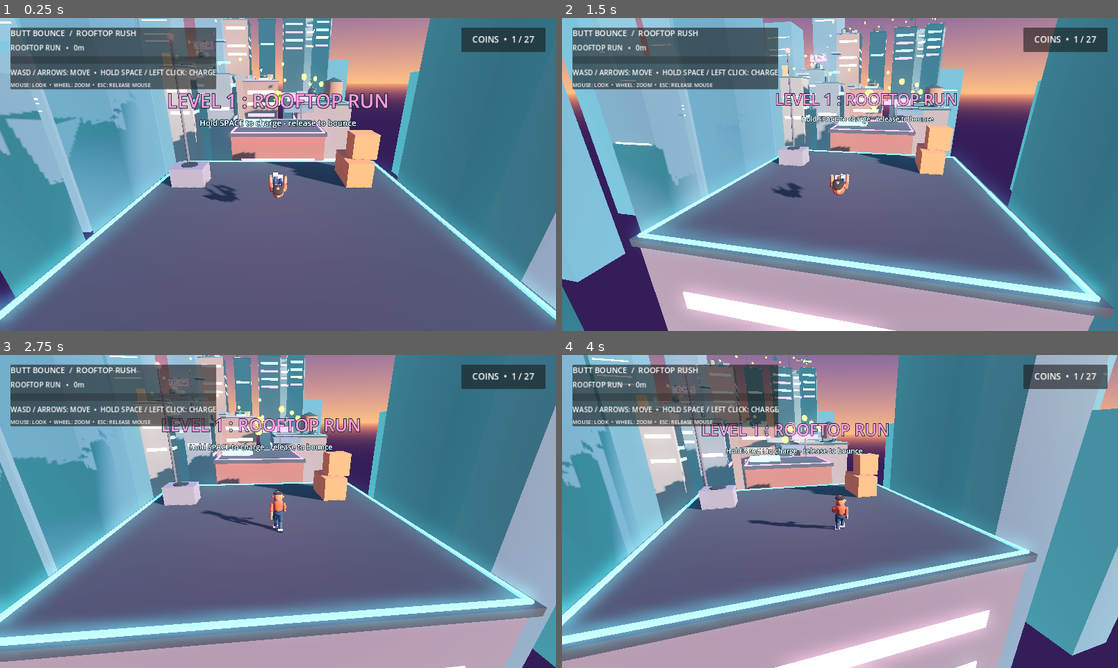
Above: before the commit, frames 1-4 (two rows, left to right).
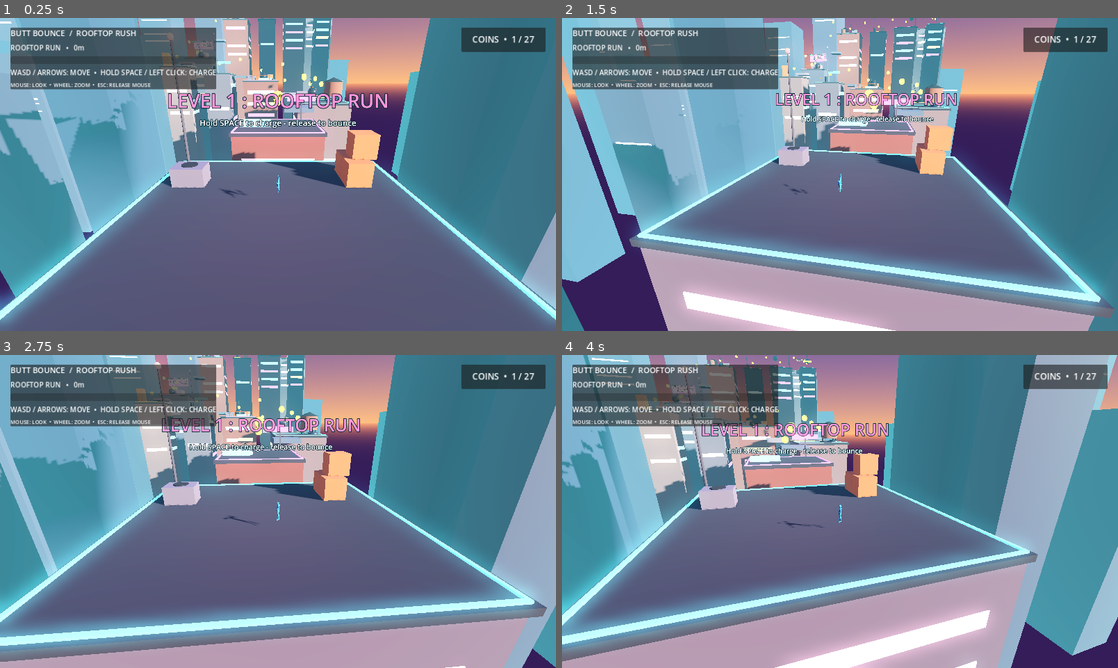
Above: after the commit, the same moments.

Repository: wahwaeknoor-2008/Butt-Bounce
Game: Godot game, scene res://scenes/rooftop_rush.tscn
The game is run twice, just before and just after one commit, with the same random seed, the same clock (stepped at 60 frames per second) and the same inputs.
Inputs (mouse positions are in pixels of both pictures, inside the frame that each line leads up to):
- Up to frame 1 (0.25 s): no input
- Up to frame 2 (1.5 s): tap Enter at 0.5 s; move the mouse to (867, 174) at 0.52 s; hold W from 0.53 s (still down); tap R at 0.6, 1.35 s; click (867, 174) at 0.67 s; tap Space at 0.77 s; move the mouse to (812, 174) at 1.27 s
- Up to frame 3 (2.75 s): keep holding W; tap Space at 1.52 s; move the mouse to (289, 505) at 2.02 s; tap R at 2.1 s
- Up to frame 4 (4 s): keep holding W; move the mouse to (834, 517) at 2.77 s; tap R at 2.85, 3.6 s; click (834, 517) at 2.92 s; tap Space at 3.02, 3.77 s; move the mouse to (878, 514) at 3.52 s

The runs differ from the first frame. In frame 1, 0.4% of the frame differs, in the area x 36-52%, y 49-59%; in frame 2, 0.3%; in frame 3, 0.4%, in the area x 36-52%, y 43-57%; in frame 4, 0.4%.

Commit message:
Replace character with uploaded butt-bouncer and add fart impact rebound

Diff:
--- a/scripts/player.gd
+++ b/scripts/player.gd
@@ -16,10 +16,10 @@
 @export var ground_braking: float = 70.0
 @export var air_steering: float = 13.0
 @export var air_braking: float = 10.0
-@export var butt_landing_duration: float = 0.95
+@export var butt_landing_duration: float = 0.38
 
 @onready var visual: Node3D = $Visual
-@onready var launch_audio: AudioStreamPlayer = $LaunchAudio
+@onready var fart_audio: AudioStreamPlayer = $LaunchAudio
 @onready var fail_audio: AudioStreamPlayer = $FailAudio
 @onready var source_character: Node3D = $Visual/ParkourCharacter
 
@@ -36,6 +36,8 @@
 var _bounce_in_air := false
 var _has_left_floor_since_bounce := false
 var _landing_timer := 0.0
+var _impact_hold_timer := 0.0
+var _bounce_charge_ratio := 0.0
 var _animation_time := 0.0
 
 # A lightweight articulated replacement rig is generated because the supplied
@@ -65,10 +67,6 @@
 func _ready() -> void:
 	global_position = _spawn_position
 	visual.rotation.y = atan2(_last_direction.x, _last_direction.z)
-
-	# Keep the original model in the project as the source asset, but do not
-	# render it because it is unrigged and has the stiff airplane-arm pose.
-	source_character.visible = false
 	_build_character_rig()
 
 
@@ -87,12 +85,14 @@
 			velocity.y = minf(velocity.y, 0.0)
 
 		if _landing_timer > 0.0:
-			# Briefly finish the butt landing and stand-up recovery before
-			# accepting movement or another bounce charge.
+			# Hold the seated impact for a split second, then fart-bounce forward.
 			velocity.x = move_toward(velocity.x, 0.0, ground_braking * delta)
 			velocity.z = move_toward(velocity.z, 0.0, ground_braking * delta)
 			_charging = false
 			_charge_time = 0.0
+			_impact_hold_timer = maxf(_impact_hold_timer - delta, 0.0)
+			if _impact_hold_timer <= 0.0 and not _bounce_in_air:
+				_launch_impact_bounce()
 			charge_updated.emit(0.0)
 
 		elif charge_held:
@@ -201,6 +201,7 @@
 
 func _launch_bounce(input_direction: Vector3) -> void:
 	var ratio := clampf(_charge_time / max_charge_time, 0.0, 1.0)
+	_bounce_charge_ratio = ratio
 	var launch_direction := (
 		input_direction.normalized()
 		if input_direction.length_squared() > 0.001
@@ -208,13 +209,14 @@
 	)
 
 	if launch_direction.length_squared() < 0.001:
-		launch_direction = Vector3(0, 0, -1)
+		launch_direction = Vector3(0.0, 0.0, -1.0)
 
 	var forward_power := lerpf(min_launch_forward, max_launch_forward, ratio)
 	var upward_power := lerpf(min_launch_up, max_launch_up, ratio)
 
 	floor_snap_length = 0.0
 	visual.rotation.y = atan2(launch_direction.x, launch_direction.z)
+	_last_direction = launch_direction
 	velocity.x = launch_direction.x * forward_power
 	velocity.z = launch_direction.z * forward_power
 	velocity.y = upward_power
@@ -224,10 +226,29 @@
 	_bounce_in_air = true
 	_has_left_floor_since_bounce = false
 	_landing_timer = 0.0
+	_impact_hold_timer = 0.0
 	charge_updated.emit(0.0)
-
-	launch_audio.stop()
-	launch_audio.play()
+	bounce_launched.emit()
+
+
+func _launch_impact_bounce() -> void:
+	# Rebound in the last steered direction. Longer initial charges create
+	# a stronger forward pop after each butt-first impact.
+	var direction := _last_direction
+	if direction.length_squared() < 0.001:
+		direction = -visual.global_transform.basis.z
+	direction.y = 0.0
+	direction = direction.normalized()
+
+	var forward_power := lerpf(8.5, 14.0, _bounce_charge_ratio)
+	var upward_power := lerpf(9.0, 12.5, _bounce_charge_ratio)
+
+	floor_snap_length = 0.0
+	velocity.x = direction.x * forward_power
+	velocity.z = direction.z * forward_power
+	velocity.y = upward_power
+	_bounce_in_air = true
+	_has_left_floor_since_bounce = false
 	bounce_launched.emit()
 
 
@@ -243,18 +264,21 @@
 	_landing_timer = 0.0
 	charge_updated.emit(0.0)
 
-	launch_audio.stop()
-	launch_audio.play()
 	bounce_launched.emit()
 
 
 func _begin_butt_landing() -> void:
-	floor_snap_length = 0.22
+	# The supplied LaunchAudio stream is the fart sound: play it on contact,
+	# not when the character first leaves the roof.
+	fart_audio.stop()
+	fart_audio.play()
+	floor_snap_length = 0.0
 	_bounce_in_air = false
 	_has_left_floor_since_bounce = false
 	_charging = false
 	_charge_time = 0.0
 	_landing_timer = butt_landing_duration
+	_impact_hold_timer = 0.14
 	velocity.y = 0.0
 	charge_updated.emit(0.0)
 
@@ -280,6 +304,8 @@
 	_bounce_in_air = false
 	_has_left_floor_since_bounce = false
 	_landing_timer = 0.0
+	_impact_hold_timer = 0.0
+	_bounce_charge_ratio = 0.0
 	charge_updated.emit(0.0)
 
 	if play_fail:
@@ -292,79 +318,56 @@
 # ---------------------------------------------------------------------------
 
 func _build_character_rig() -> void:
-	_rig_root = Node3D.new()
-	_rig_root.name = "AnimatedCharacterRig"
-	_rig_root.scale = Vector3(0.72, 0.72, 0.72)
-	_rig_root.position.y = 0.32
-	visual.add_child(_rig_root)
-
-	var skin_material := _make_material(SKIN)
-	var shirt_material := _make_material(SHIRT)
-	var shirt_light_material := _make_material(SHIRT_LIGHT)
-	var pants_material := _make_material(PANTS)
-	var pants_light_material := _make_material(PANTS_LIGHT)
-	var shoe_material := _make_material(SHOE)
-	var sole_material := _make_material(SHOE_SOLE)
-	var hair_material := _make_material(HAIR)
-	var eye_material := _make_material(EYE)
-
-	# Pelvis and torso.
-	var pelvis := _make_sphere(_rig_root, "Pelvis", 0.30, 0.38, pants_material)
-	pelvis.position = Vector3(0.0, 0.72, 0.0)
-	pelvis.scale = Vector3(1.05, 0.85, 0.92)
-
-	_torso_pivot = Node3D.new()
-	_torso_pivot.name = "TorsoPivot"
-	_torso_pivot.position = Vector3(0.0, 1.12, 0.0)
-	_rig_root.add_child(_torso_pivot)
-
-	var torso := _make_capsule(_torso_pivot, "ShirtBody", 0.32, 0.88, shirt_material)
-	torso.position = Vector3(0.0, 0.10, 0.0)
-	torso.scale = Vector3(1.0, 1.0, 0.82)
-
-	var shirt_panel := _make_sphere(_torso_pivot, "ShirtFrontPanel", 0.20, 0.46, shirt_light_material)
-	shirt_panel.position = Vector3(0.0, 0.12, 0.245)
-	shirt_panel.scale = Vector3(0.92, 1.0, 0.20)
-
-	var neck := _make_capsule(_torso_pivot, "Neck", 0.12, 0.24, skin_material)
-	neck.position = Vector3(0.0, 0.59, 0.0)
-
-	# Head and a simple readable face looking toward local +Z.
-	_head_pivot = Node3D.new()
-	_head_pivot.name = "HeadPivot"
-	_head_pivot.position = Vector3(0.0, 1.76, 0.02)
-	_rig_root.add_child(_head_pivot)
-
-	var head := _make_sphere(_head_pivot, "Head", 0.31, 0.68, skin_material)
-	head.scale = Vector3(0.94, 1.0, 0.90)
-
-	var hair := _make_sphere(_head_pivot, "Hair", 0.30, 0.32, hair_material)
-	hair.position = Vector3(0.0, 0.24, -0.045)
-	hair.scale = Vector3(1.02, 0.57, 0.98)
-
-	for side in [-1.0, 1.0]:
-		var ear := _make_sphere(_head_pivot, "Ear", 0.095, 0.15, skin_material)
-		ear.position = Vector3(side * 0.285, 0.015, 0.0)
-
-		var eye_white := _make_sphere(_head_pivot, "EyeWhite", 0.055, 0.07, _make_material(Color.WHITE))
-		eye_white.position = Vector3(side * 0.105, 0.045, 0.263)
-
-		var pupil := _make_sphere(_head_pivot, "Pupil", 0.025, 0.035, eye_material)
-		pupil.position = Vector3(side * 0.105, 0.04, 0.315)
-
-	var nose := _make_sphere(_head_pivot, "Nose", 0.045, 0.055, skin_material)
-	nose.position = Vector3(0.0, -0.035, 0.30)
-
-	# Arms are two-segment articulated limbs. The default pose hangs down
-	# beside the torso instead of sticking straight out like airplane wings.
-	_left_shoulder = _make_arm(-1.0, skin_material, shirt_material)
-	_right_shoulder = _make_arm(1.0, skin_material, shirt_material)
-
-	# Legs with independent hips and knees for a walk cycle and seated pose.
-	_left_hip = _make_leg(-1.0, pants_material, pants_light_material, shoe_material, sole_material)
-	_right_hip = _make_leg(1.0, pants_material, pants_light_material, shoe_material, sole_material)
-
+	# Use the character scene uploaded for this project instead of the old
+	# procedural capsule-person replacement.
+	_rig_root = source_character
+	_rig_root.visible = true
+	_rig_root.position = Vector3(0.0, 0.94, 0.0)
+	_rig_root.rotation = Vector3.ZERO
+	_rig_root.scale = Vector3.ONE * 0.82
+
+	# This uploaded model is a grouped scene rather than a skeleton. Its
+	# complete body can still tilt together for a seated butt-bounce.
+	_torso_pivot = null
+	_head_pivot = null
+	_left_shoulder = null
+	_right_shoulder = null
+	_left_elbow = null
+	_right_elbow = null
+	_left_hip = null
+	_right_hip = null
+	_left_knee = null
+	_right_knee = null
+
+	_style_uploaded_character()
 	_update_character_animation(0.0, Vector3.ZERO)
+
+
+func _style_uploaded_character() -> void:
+	for mesh_value in source_character.find_children("*", "MeshInstance3D", true, false):
+		var mesh_instance := mesh_value as MeshInstance3D
+		if mesh_instance == null:
+			continue
+
+		var part_name := String(mesh_instance.name).to_lower()
+		var tint := Color(0.22, 0.72, 0.84)
+		if part_name == "body":
+			tint = Color(0.20, 0.74, 0.88)
+		elif part_name == "butt" or part_name == "butt2":
+			tint = Color(1.0, 0.48, 0.32)
+		elif part_name == "eye1" or part_name == "eye2" or part_name == "mouth":
+			tint = Color(0.035, 0.055, 0.075)
+		elif part_name == "leg1" or part_name == "meshinstance3d" or part_name == "meshinstance3d2":
+			tint = Color(0.13, 0.19, 0.29)
+		elif part_name.begins_with("finger"):
+			tint = Color(0.95, 0.67, 0.43)
+		elif part_name == "hand1" or part_name == "hand2":
+			tint = Color(0.18, 0.61, 0.75)
+
+		var material := StandardMaterial3D.new()
+		material.albedo_color = tint
+		material.roughness = 0.72
+		mesh_instance.material_override = material
 
 
 func _make_arm(side: float, skin_material: StandardMaterial3D, sleeve_material: StandardMaterial3D) -> Node3D:
@@ -550,7 +553,7 @@
 
 	# Stand upright when idle.
 	_rig_root.rotation.x = lerp_angle(_rig_root.rotation.x, 0.0, blend)
-	_rig_root.position.y = lerpf(_rig_root.position.y, 0.32 + 0.012 * sin(_animation_time * 2.0), blend)
+	_rig_root.position.y = lerpf(_rig_root.position.y, 0.94 + 0.012 * sin(_animation_time * 2.0), blend)
 
 
 func _apply_walk_pose(speed: float, blend: float) -> void:
@@ -572,7 +575,7 @@
 	_set_rotation(_torso_pivot, Vector3(-0.10, 0.0, 0.0), blend)
 	_set_rotation(_head_pivot, Vector3(0.04, 0.0, 0.0), blend)
 	_rig_root.rotation.x = lerp_angle(_rig_root.rotation.x, 0.0, blend)
-	_rig_root.position.y = lerpf(_rig_root.position.y, 0.32, blend)
+	_rig_root.position.y = lerpf(_rig_root.position.y, 0.94, blend)
 
 
 func _apply_jump_pose(blend: float) -> void:
@@ -597,7 +600,7 @@
 	# Rotate the entire rig backward into a seated airborne posture. The
 	# hidden physics capsule stays upright, but the visible body is butt-first.
 	_rig_root.rotation.x = lerp_angle(_rig_root.rotation.x, -1.10, blend)
-	_rig_root.position.y = lerpf(_rig_root.position.y, 0.02 + 0.018 * sin(_animation_time * 6.8), blend)
+	_rig_root.position.y = lerpf(_rig_root.position.y, 0.40 + 0.018 * sin(_animation_time * 6.8), blend)
 
 func _apply_sit_pose(weight: float, charge_ratio: float, blend: float) -> void:
 	var sit := clampf(weight, 0.0, 1.0)
@@ -622,7 +625,7 @@
 	# Tilt the whole character backward so the backside is the lowest point
 	# during charge and impact, then rise smoothly as the sit weight fades.
 	_rig_root.rotation.x = lerp_angle(_rig_root.rotation.x, -1.10 * sit, blend)
-	_rig_root.position.y = lerpf(_rig_root.position.y, lerpf(0.32, -0.10, sit), blend)
+	_rig_root.position.y = lerpf(_rig_root.position.y, lerpf(0.94, 0.35, sit), blend)
 
 
 func _set_rotation(node: Node3D, target: Vector3, blend: float) -> void:
